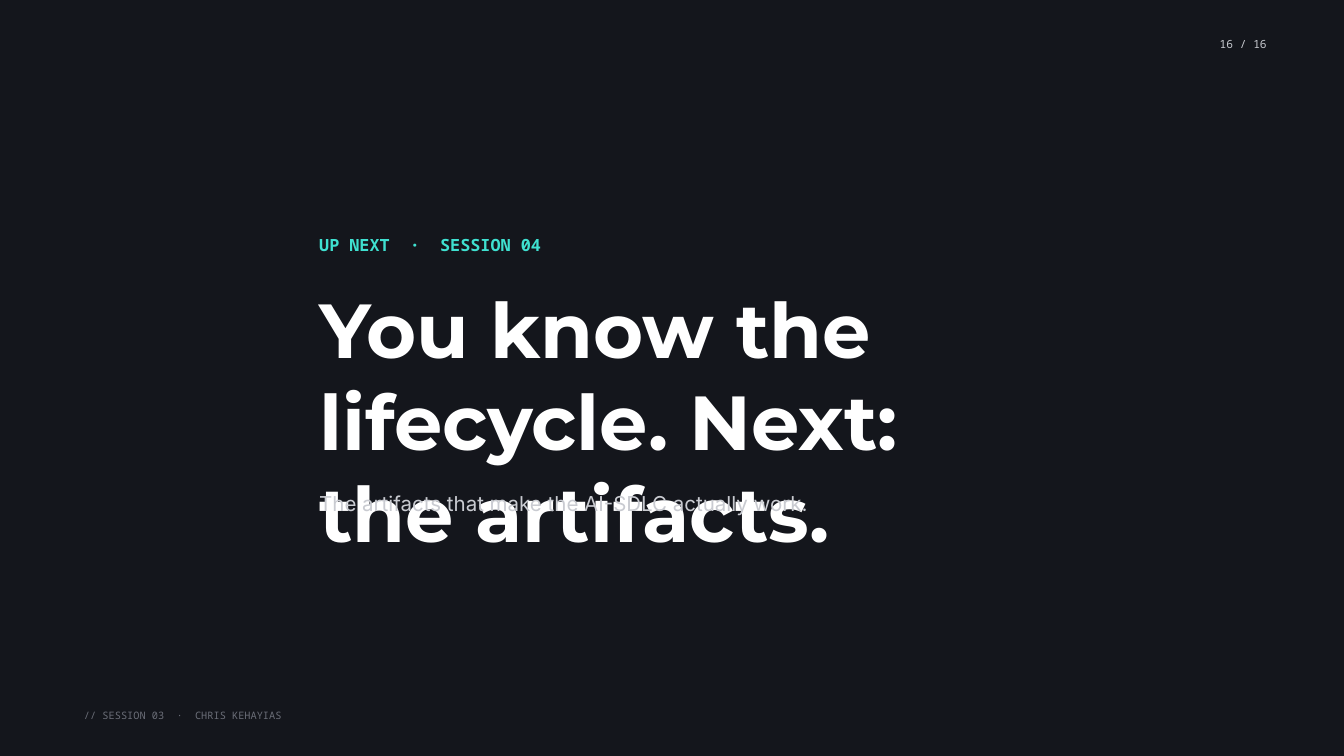
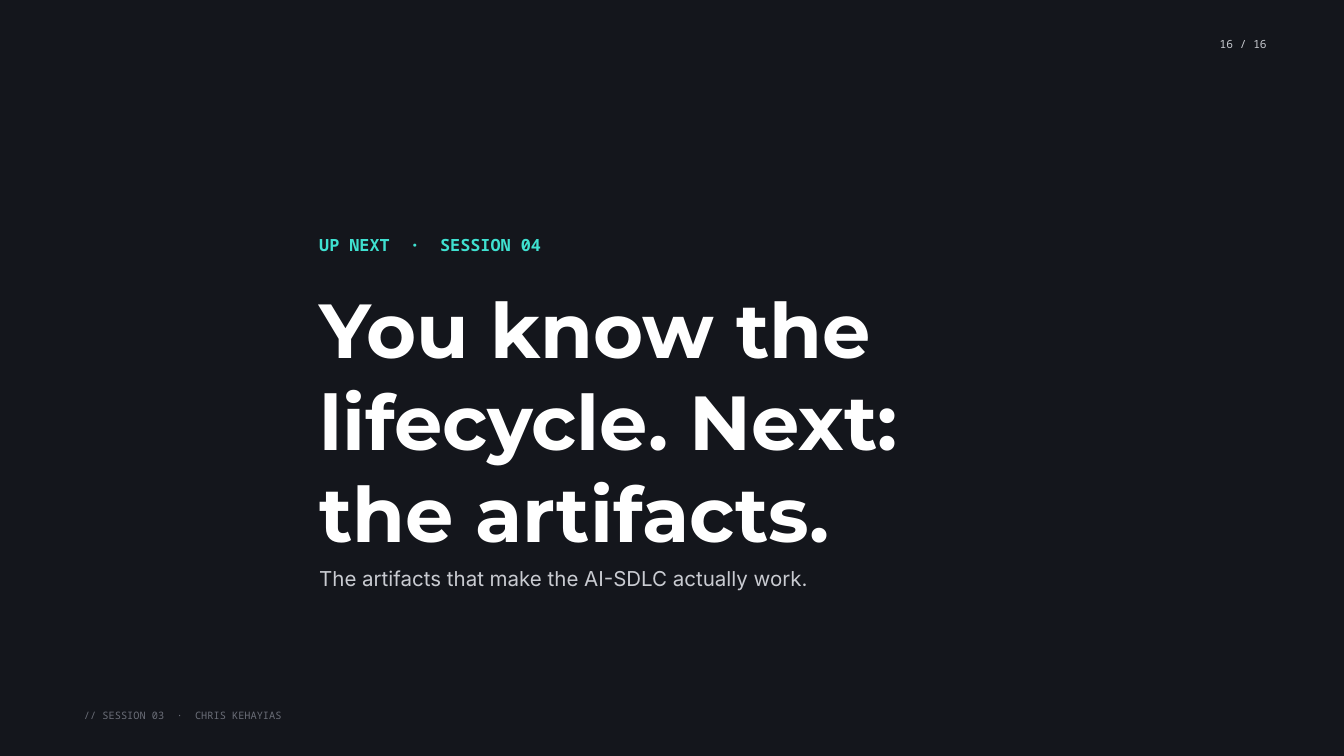
Before and after one commit to chriskehayias/ContextEngineering, a slide deck: slide 17 of schedule/03-sdlc-crash-course/03-sdlc-crash-course.pptx (slide 16 before the commit). Drawn at 1344x756 pixels with LibreOffice and Linux fonts; fonts in the diff are those of the drawing. Boxes give left, top, right and bottom in pixels: in the first picture for what was removed or moved away, otherwise in the second. Text is boxed around its words. In the diff, an @@ line names an element or a change of style, - is before the commit and + after.

```diff
--- a/schedule/03-sdlc-crash-course/03-sdlc-crash-course.pptx
+++ b/schedule/03-sdlc-crash-course/03-sdlc-crash-course.pptx
@@ text "The artifacts that make the ...": place and size @@
-text "The artifacts that make the ..." at [319,493,808,516]
+text "The artifacts that make the ..." at [319,570,808,591]
```
Also in this commit, not shown: 9 other slides changed, 1 slide added, 4 other files.
